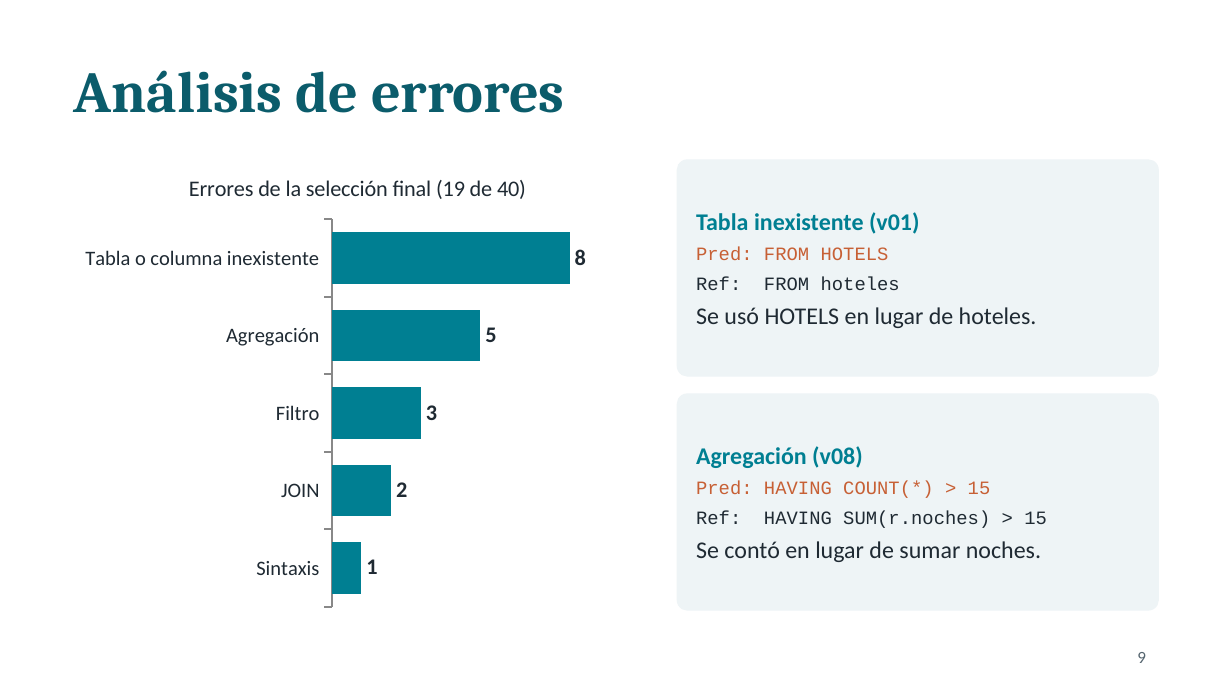
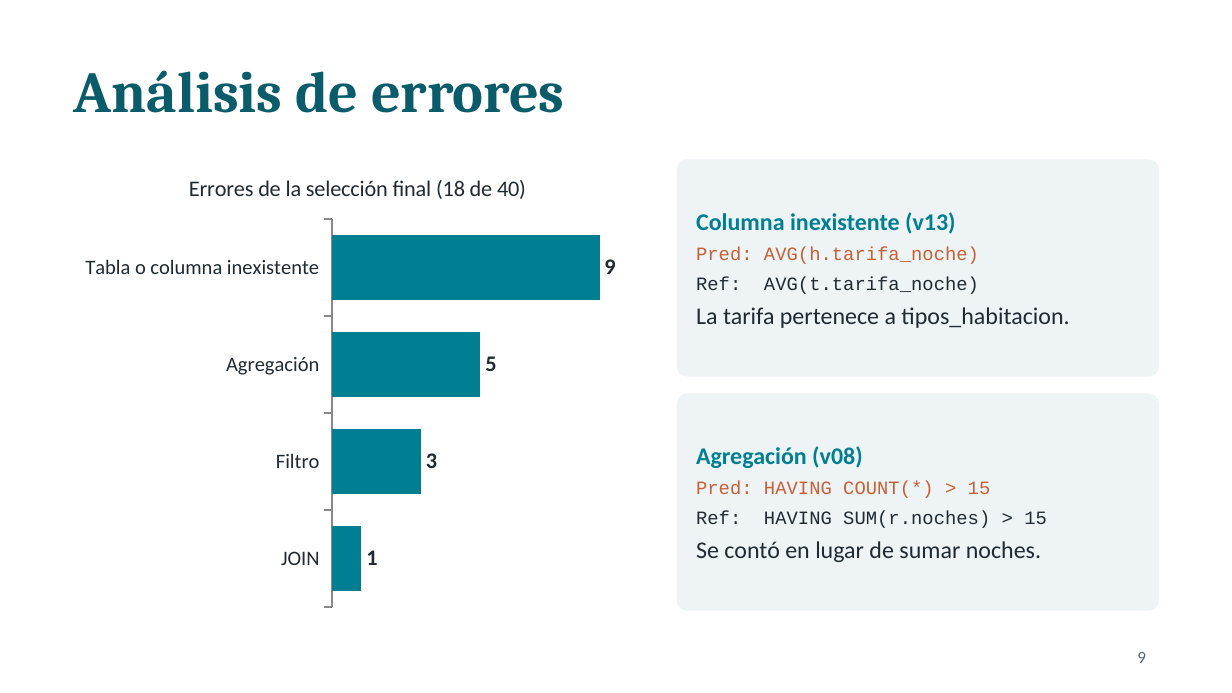
Before and after one commit to Anton17303/Deep-Learning, a slide deck: slide 9 of presentacion_proyecto.pptx. Drawn at 1232x693 pixels with LibreOffice and Linux fonts; fonts in the diff are those of the drawing. Boxes give left, top, right and bottom in pixels: in the first picture for what was removed or moved away, otherwise in the second. Text is boxed around its words. In the diff, an @@ line names an element or a change of style, - is before the commit and + after.

```diff
--- a/presentacion_proyecto.pptx
+++ b/presentacion_proyecto.pptx
@@ bar chart at [74, 154, 641, 616] @@
@@ title "Errores de la selección final (19 de 40)" to "Errores de la selección final (18 de 40)" @@
-categories: Tabla o columna inexistente, Agregación, Filtro, JOIN, Sintaxis
+categories: Tabla o columna inexistente, Agregación, Filtro, JOIN
-Series 1: 8, 5, 3, 2, 1
+Series 1: 9, 5, 3, 1
@@ text at [696, 212, 1069, 328]: text changed @@
-Tabla inexistente (v01)
-Pred: FROM HOTELS
-Ref: FROM hoteles
-Se usó HOTELS en lugar de hoteles.
+Columna inexistente (v13)
+Pred: AVG(h.tarifa_noche)
+Ref: AVG(t.tarifa_noche)
+La tarifa pertenece a tipos_habitacion.
```
Also in this commit, not shown: 6 other slides changed, 5 other files.
